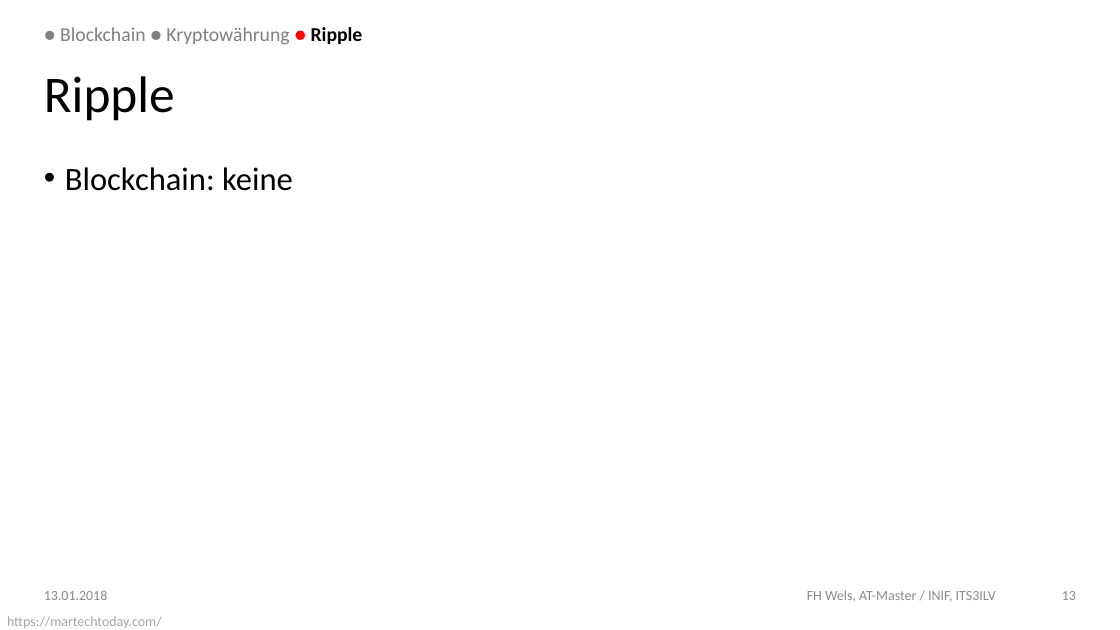
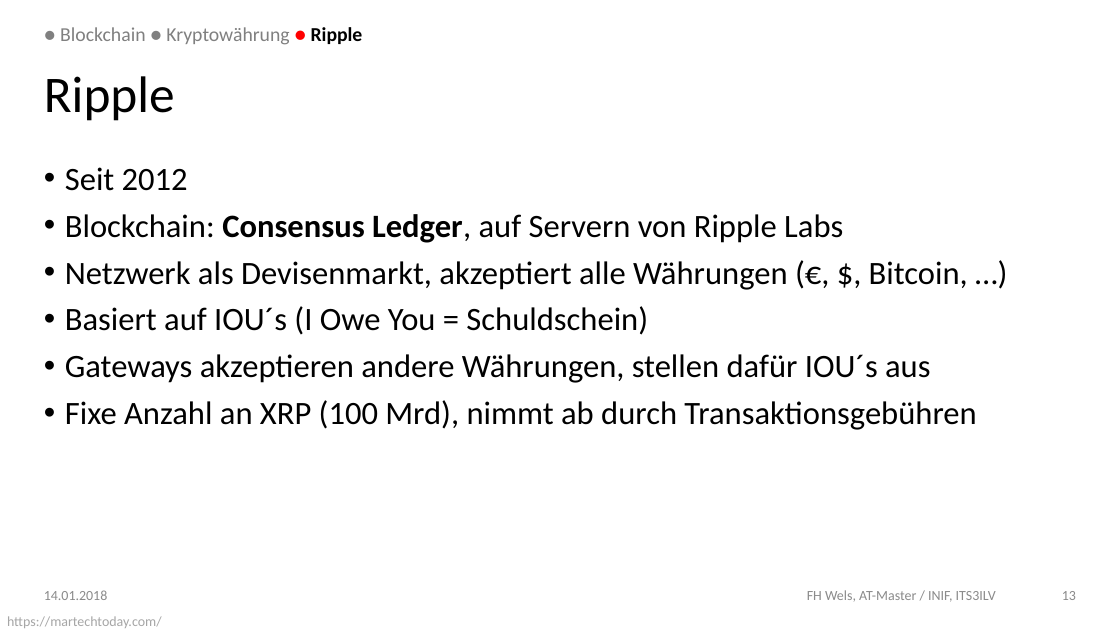
Before and after one commit to DoSchoe/ITS, a slide deck: slide 13 of Präsentation/Blockchain – Technologie.pptx. Drawn at 1120x630 pixels with LibreOffice and Linux fonts; fonts in the diff are those of the drawing; background and template pictures are left out. Boxes give left, top, right and bottom in pixels: in the first picture for what was removed or moved away, otherwise in the second. Text is boxed around its words. In the diff, an @@ line names an element or a change of style, - is before the commit and + after.

```diff
--- a/Präsentation/Blockchain – Technologie.pptx
+++ b/Präsentation/Blockchain – Technologie.pptx
@@ text at <box>65,167,976,430</box>: text changed @@
-• Blockchain: keine
+• Seit 2012
+• Blockchain: Consensus Ledger, auf Servern von Ripple Labs
+• Netzwerk als Devisenmarkt, akzeptiert alle Währungen (€, $, Bitcoin, …)
+• Basiert auf IOU´s (I Owe You = Schuldschein)
+• Gateways akzeptieren andere Währungen, stellen dafür IOU´s aus
+• Fixe Anzahl an XRP (100 Mrd), nimmt ab durch Transaktionsgebühren
@@ text at <box>44,590,107,600</box>: text changed @@
-13.01.2018
+14.01.2018
```
Also in this commit, not shown: 16 other slides changed, 1 other file.
